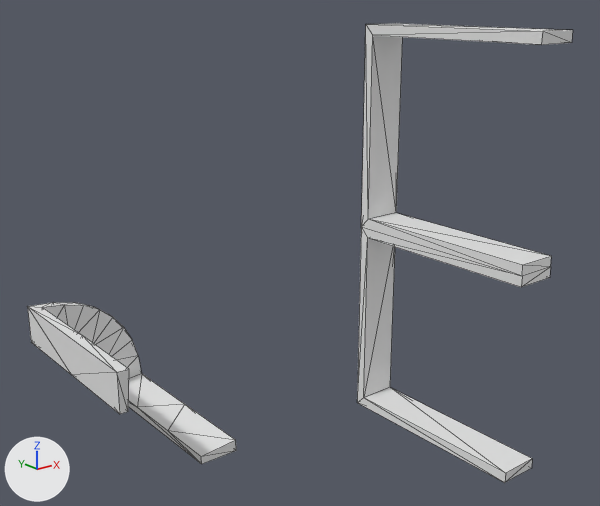
A saved change to the OBJ model data/bmc/SET_4W2C/t_350.obj.
One viewpoint serves both versions: a 50 mm camera at (-1.206, -1.507, 0.572) aimed at (-0.041, -0.051, -0.011). The lights are fixed; the arrows at lower left show +X, +Y and +Z. Mesh edges are drawn as thin lines. Where no turn or scale is listed for an object, it has been applied to the vertices.

The older version as bpy lines, for what is in view:
```python
me_t_350 = bpy.data.meshes.new('t_350')
me_t_350.from_pydata(...)  # 72 vertices, 138 faces; spans x -0.5..0.3, y -0.5..0.5, z -0.5..0.5
ob_t_350 = bpy.data.objects.new('t_350', me_t_350)
ob_t_350.location = (0.0, 0.0, 0.0)
```
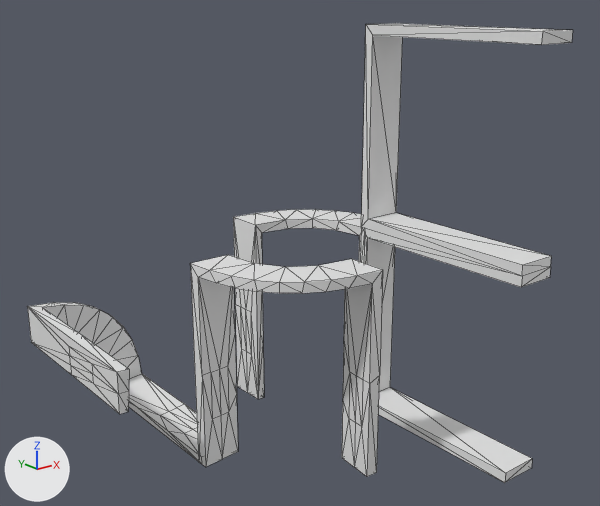
Edits to the bpy script that builds the scene:
```text
Change me_t_350:
    used by ob_t_350; location = (0.0, 0.0, 0.0)
    remove me_t_350.from_pydata(...)  # 72 vertices, 138 faces; spans x -0.5..0.3, y -0.5..0.5, z -0.5..0.5
    add me_t_350.from_pydata(...)  # 244 vertices, 474 faces; spans x -0.5..0.3, y -0.5..0.5, z -0.5..0.5
    me_t_350 part 1: a new loose piece of 72 vertices spanning x -0.3..0.0, y -0.286..0.014, z -0.5..0.0
    me_t_350 part 2: a new loose piece of 72 vertices spanning x 0.0..0.3, y -0.014..0.286, z -0.5..0.0
    me_t_350 part 3
    20 faces are deleted
    16 vertices are added at x -0.5..-0.225, y 0.0..0.25, z -0.5..-0.225
    6 new vertices lie (0.0, 0.125, 0.0) away from vertices in x -0.5..-0.225, y 0.0..0.125, z -0.5..-0.225
    6 new vertices lie (0.0, 0.118, 0.0) away from vertices in x -0.477..-0.226, y 0.119, z -0.477..-0.226
    76 new faces join them
```

Location of each change, (x1, y1, x2, y2) in pixels of the pictures (600 x 506 px):
part 1 of me_t_350, added: after (190, 255, 383, 477)
part 2 of me_t_350, added: after (233, 209, 365, 399)
part 3 of me_t_350, built on: before (27, 306, 236, 464); after (27, 306, 202, 459)
